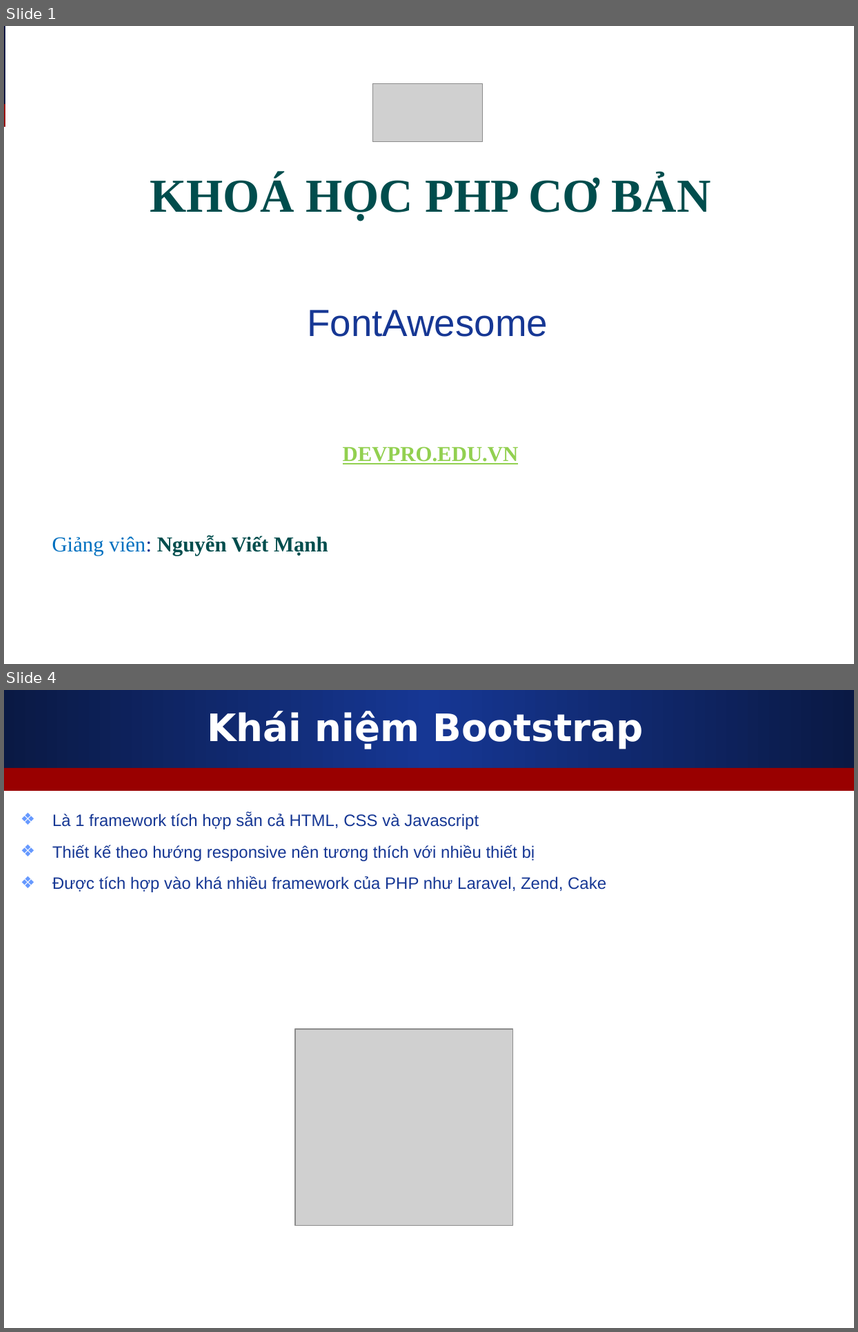
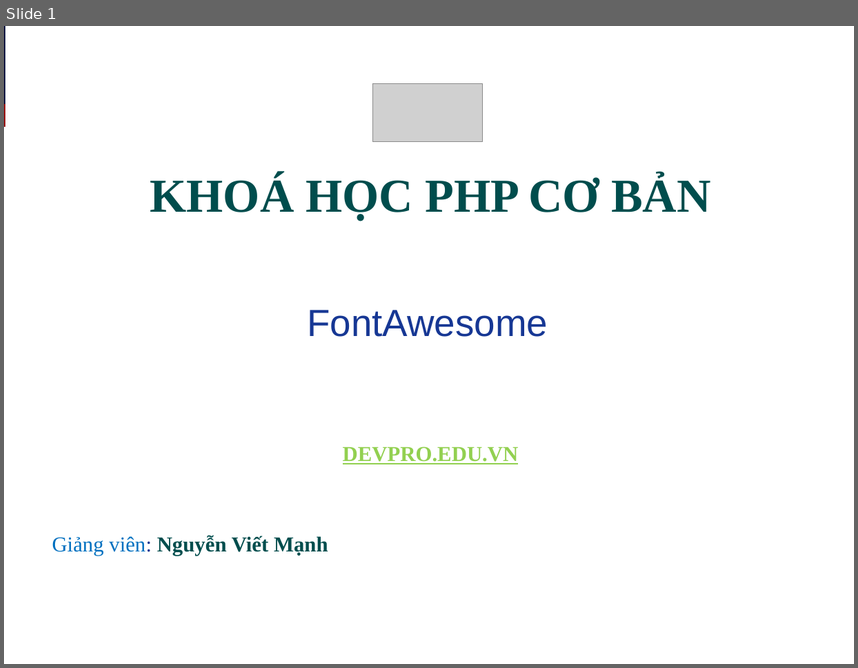
Before and after one commit to melng124/php39_devpro, a slide deck: Day5_FontAwesome_Thuc_hanh_Bootstrap/Slide_bai_giang/FontAwesome.ppt. Shown one above the other, each under a label of ours: slides 1 and 4 before the commit, slide 1 after it; the slides between them are not shown. The pictures are 858x1332 and 858x668 pixels, drawn with LibreOffice and Linux fonts; fonts in the diff are those of the drawing; grey boxes stand for pictures. Boxes give left, top, right and bottom in pixels: in the first picture for what was removed or moved away, otherwise in the second. Text is boxed around its words. In the diff, an @@ line names an element or a change of style, - is before the commit and + after.

```diff
--- a/Day5_FontAwesome_Thuc_hanh_Bootstrap/Slide_bai_giang/FontAwesome.ppt
+++ b/Day5_FontAwesome_Thuc_hanh_Bootstrap/Slide_bai_giang/FontAwesome.ppt
@@ slide 4 removed at [4, 690, 854, 1328], background #FFFFFF; not listed: 2 template elements that a slide beside it also shows @@
@@ title removed at [207, 711, 643, 749] @@
-Khái niệm Bootstrap
@@ text removed at [52, 813, 606, 892] @@
-❖ Là 1 framework tích hợp sẵn cả HTML, CSS và Javascript
-❖ Thiết kế theo hướng responsive nên tương thích với nhiều thiết bị
-❖ Được tích hợp vào khá nhiều framework của PHP như Laravel, Zend, Cake
@@ picture removed at [296, 1029, 513, 1225] @@
```
Also in this commit, not shown: 2 slides changed, 2 slides added, 4 other slides removed, 1 other file.
